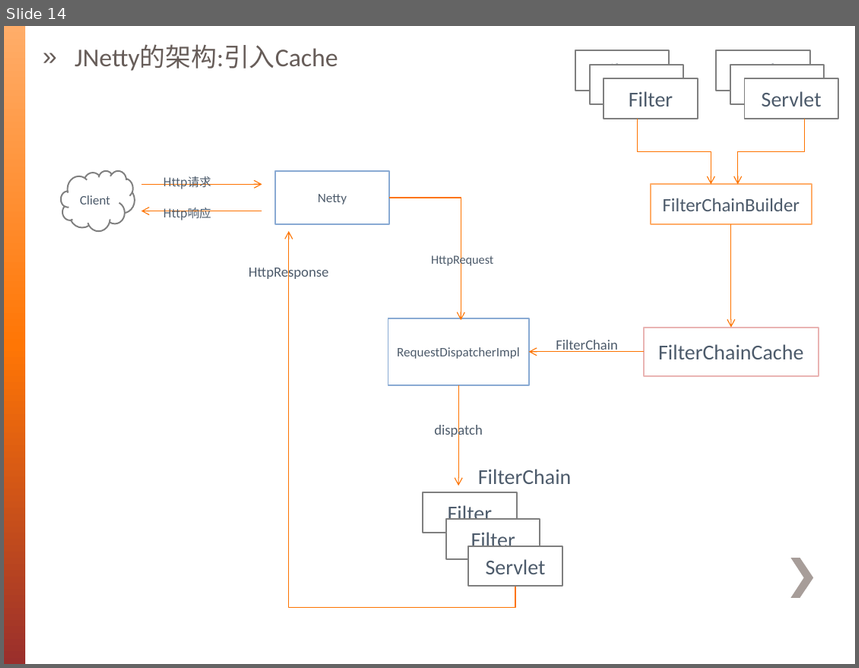
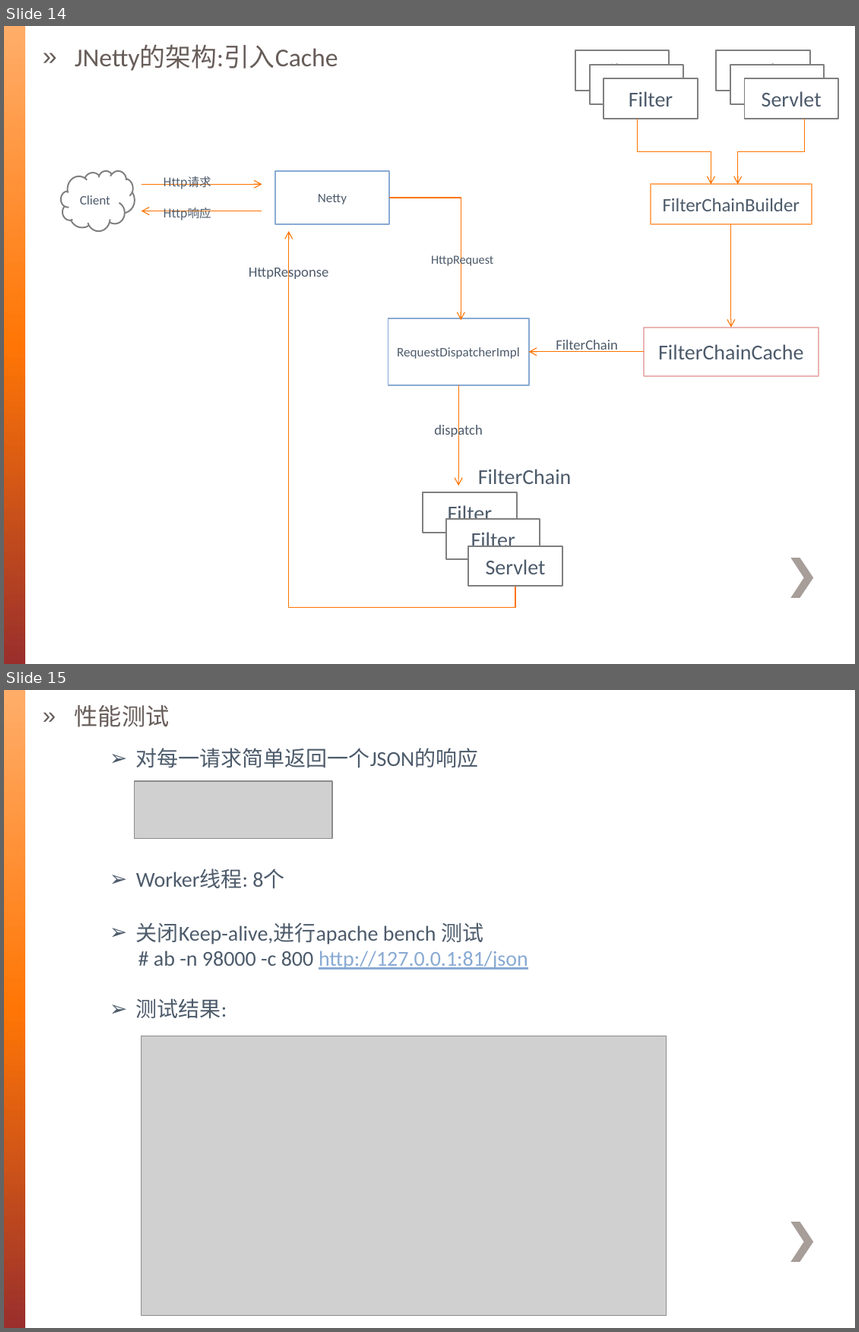
Before and after one commit to irelandKen/JNetty, a slide deck: doc/Netty分析3.pptx. Shown one above the other, each under a label of ours: slide 14 before the commit, slides 14 and 15 after it. The pictures are 859x668 and 859x1332 pixels, drawn with LibreOffice and Linux fonts; fonts in the diff are those of the drawing; grey boxes stand for pictures; background and template pictures are left out. Boxes give left, top, right and bottom in pixels: in the first picture for what was removed or moved away, otherwise in the second. Text is boxed around its words. In the diff, an @@ line names an element or a change of style, - is before the commit and + after.

```diff
--- a/doc/Netty分析3.pptx
+++ b/doc/Netty分析3.pptx
@@ slide 15 added at box(4, 690, 855, 1328), background picture (left out); not listed: 3 template elements that a slide beside it also shows @@
@@ text added at box(75, 705, 170, 727), 20 pt, text #675D59 @@
+» 性能测试
@@ text added at box(136, 748, 478, 768), 18 pt, text #4D5B6B @@
+➢ 对每一请求简单返回一个JSON的响应
@@ picture added at box(135, 781, 332, 839) @@
@@ text added at box(136, 869, 284, 888), 18 pt, text #4D5B6B @@
+➢ Worker线程: 8个
@@ text added at box(136, 923, 528, 1019), 18 pt, text #4D5B6B @@
+➢ 关闭Keep-alive,进行apache bench 测试
+# ab -n 98000 -c 800 http://127.0.0.1:81/json
+➢ 测试结果:
@@ picture added at box(141, 1036, 666, 1315) @@
```
Also in this commit, not shown: 3 slides changed.
